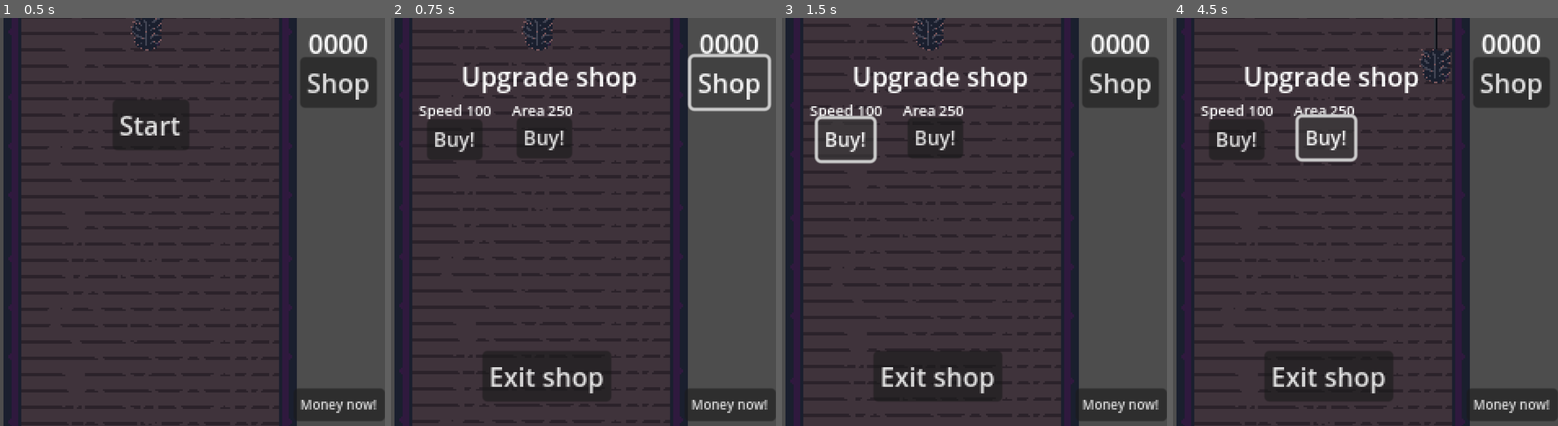
Above: before the commit, frames 1-4 (left to right).
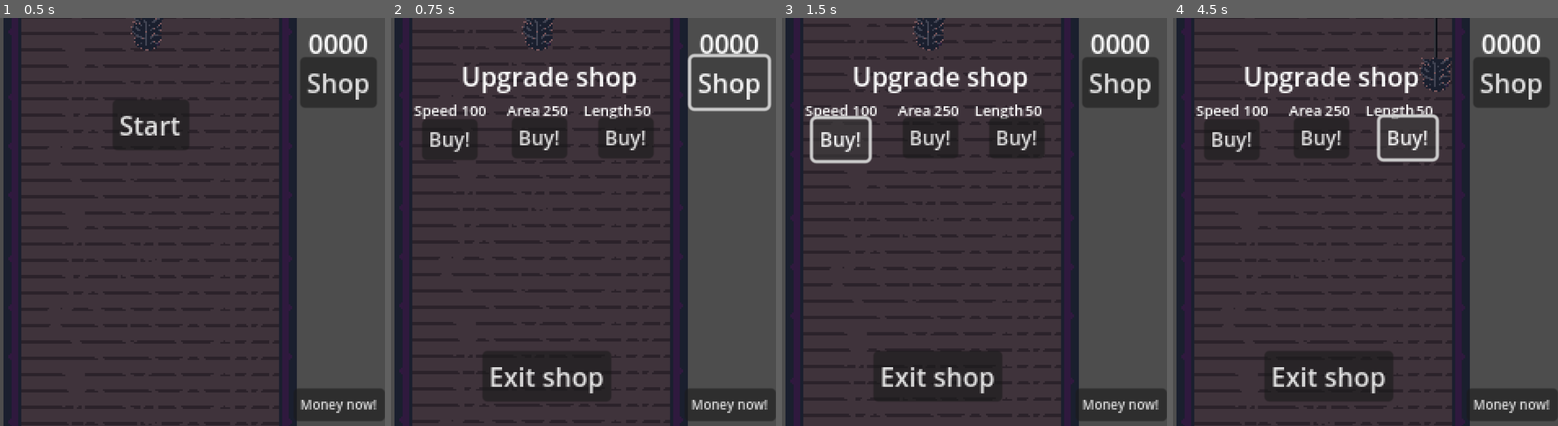
Above: after the commit, the same moments.

Repository: Ytlander/chimney-of-riches
Game: Godot game, scene res://Scenes/main.tscn
Same seed, same stepped clock (60 frames per second), same inputs: the game is played once before the commit and once after it.
Inputs:
- Up to frame 1 (0.5 s): no input
- Up to frame 2 (0.75 s): click "Shop" at 0.5 s
- Up to frame 3 (1.5 s): click "Buy!" at 1.25 s
- Up to frame 4 (4.5 s): click "Buy!" at 2 s; click "Buy!" at 2.75 s; hold D (right) 3.53-4.28 s; hold S (down) from 4.28 s (still down)

Frame 1 is identical in both runs. In frame 2, 1.8% of the frame differs, in the area x 5-68%, y 21-33%; in frame 3, 2.3%; in frame 4, 3.2%, in the area x 5-73%, y 7-36%.

Commit message:
Add length upgrade
There is a lot of things that are similar in how I handle these upgrades. It feels like there is maybe a generic funtion possible for this where you just supply the right parameters to be changed. Maybe I could write a generic one for the next upgrade?

Diff:
--- a/Scenes/main.tscn
+++ b/Scenes/main.tscn
@@ -130,9 +130,9 @@
 
 [node name="SpeedUpgradeTitle" type="RichTextLabel" parent="GameManager/Shop"]
 layout_mode = 0
-offset_left = -75.0
-offset_top = -246.0
-offset_right = -7.0
+offset_left = -78.0
+offset_top = -246.0
+offset_right = -10.0
 offset_bottom = -231.0
 theme_override_font_sizes/normal_font_size = 9
 text = "Speed"
@@ -140,27 +140,27 @@
 
 [node name="SpeedUpgradeCost" type="RichTextLabel" parent="GameManager/Shop"]
 layout_mode = 0
-offset_left = -46.0
-offset_top = -246.0
-offset_right = -13.0
+offset_left = -49.0
+offset_top = -246.0
+offset_right = -16.0
 offset_bottom = -232.0
 theme_override_font_sizes/normal_font_size = 9
 text = "0000"
 
 [node name="SpeedUpgradeButton" type="Button" parent="GameManager/Shop"]
 layout_mode = 0
-offset_left = -70.0
+offset_left = -73.0
 offset_top = -234.0
-offset_right = -36.0
+offset_right = -39.0
 offset_bottom = -209.0
 theme_override_font_sizes/font_size = 12
 text = "Buy!"
 
 [node name="AreaUpgradeTitle" type="RichTextLabel" parent="GameManager/Shop"]
 layout_mode = 0
-offset_left = -18.0
-offset_top = -246.0
-offset_right = 50.0
+offset_left = -21.0
+offset_top = -246.0
+offset_right = 47.0
 offset_bottom = -231.0
 theme_override_font_sizes/normal_font_size = 9
 text = "Area"
@@ -168,18 +168,46 @@
 
 [node name="AreaUpgradeCost" type="RichTextLabel" parent="GameManager/Shop"]
 layout_mode = 0
-offset_left = 4.0
-offset_top = -246.0
-offset_right = 37.0
+offset_left = 1.0
+offset_top = -246.0
+offset_right = 34.0
 offset_bottom = -232.0
 theme_override_font_sizes/normal_font_size = 9
 text = "0000"
 
 [node name="AreaUpgradeButton" type="Button" parent="GameManager/Shop"]
 layout_mode = 0
-offset_left = -15.0
+offset_left = -18.0
 offset_top = -235.0
-offset_right = 19.0
+offset_right = 16.0
+offset_bottom = -210.0
+theme_override_font_sizes/font_size = 12
+text = "Buy!"
+
+[node name="LengthUpgradeTitle" type="RichTextLabel" parent="GameManager/Shop"]
+layout_mode = 0
+offset_left = 26.0
+offset_top = -246.0
+offset_right = 94.0
+offset_bottom = -231.0
+theme_override_font_sizes/normal_font_size = 9
+text = "Length"
+fit_content = true
+
+[node name="LengthUpgradeCost" type="RichTextLabel" parent="GameManager/Shop"]
+layout_mode = 0
+offset_left = 57.0
+offset_top = -246.0
+offset_right = 90.0
+offset_bottom = -232.0
+theme_override_font_sizes/normal_font_size = 9
+text = "0000"
+
+[node name="LengthUpgradeButton" type="Button" parent="GameManager/Shop"]
+layout_mode = 0
+offset_left = 35.0
+offset_top = -235.0
+offset_right = 69.0
 offset_bottom = -210.0
 theme_override_font_sizes/font_size = 12
 text = "Buy!"
@@ -224,6 +252,8 @@
 [connection signal="pressed" from="GameManager/Shop/ExitShopButton" to="GameManager" method="_on_exit_shop_button_pressed"]
 [connection signal="pressed" from="GameManager/Shop/SpeedUpgradeButton" to="GameManager" method="_on_speed_upgrade_button_pressed"]
 [connection signal="pressed" from="GameManager/Shop/AreaUpgradeButton" to="GameManager" method="_on_area_upgrade_button_pressed"]
+[connection signal="pressed" from="GameManager/Shop/LengthUpgradeButton" to="GameManager" method="_on_area_upgrade_button_pressed"]
+[connection signal="pressed" from="GameManager/Shop/LengthUpgradeButton" to="GameManager" method="_on_length_upgrade_button_pressed"]
 [connection signal="pressed" from="GameManager/CheatButton" to="GameManager" method="_on_cheat_button_pressed"]
 [connection signal="timeout" from="Spawner/Timer" to="Spawner" method="_on_timer_timeout"]
 [connection signal="area_exited" from="SpawnBoundary" to="SpawnBoundary" method="_on_area_exited"]
--- a/scripts/game_manager.gd
+++ b/scripts/game_manager.gd
@@ -8,12 +8,16 @@
 @onready var shop_button = $ShopButton
 @onready var shop = $Shop
 @onready var speed_upgrade_cost = $Shop/SpeedUpgradeCost
+@onready var speed_upgrade_button = $Shop/SpeedUpgradeButton
 @onready var area_upgrade_cost = $Shop/AreaUpgradeCost
 @onready var area_upgrade_button = $Shop/AreaUpgradeButton
+@onready var length_upgrade_cost = $Shop/LengthUpgradeCost
+@onready var length_upgrade_button = $Shop/LengthUpgradeButton
 
 #Shop variables
 var speed_cost = 100
 var area_cost = 250
+var length_cost = 50
 
 
 signal round_start_signal
@@ -59,7 +63,10 @@
 #region shop
 func shop_update():
 	speed_upgrade_cost.text = str(speed_cost)
-	area_upgrade_cost.text = str(area_cost)
+	if StatesAndStuff.boundary_bottom_position < StatesAndStuff.boundary_bottom_max:
+		area_upgrade_cost.text = str(area_cost)
+	if StatesAndStuff.chimney_length < StatesAndStuff.chimney_length_max:
+		length_upgrade_cost.text = str(length_cost)
 
 func _on_shop_button_pressed():
 	shop_update()
@@ -72,7 +79,7 @@
 
 func _on_speed_upgrade_button_pressed():
 	if StatesAndStuff.money >= speed_cost:
-		StatesAndStuff.player_speed += 10
+		StatesAndStuff.change_player_speed(10)
 		deduct_money(speed_cost)
 		speed_cost += 50
 		shop_update()
@@ -87,6 +94,16 @@
 			area_upgrade_cost.text = "MAX!"
 			area_upgrade_button.visible = false
 
+func _on_length_upgrade_button_pressed():
+	if StatesAndStuff.money >= length_cost:
+		StatesAndStuff.chimney_length += 10
+		deduct_money(length_cost)
+		length_cost += 10
+		shop_update()
+		if StatesAndStuff.chimney_length >= StatesAndStuff.chimney_length_max:
+			length_upgrade_cost.text = "Max!"
+			length_upgrade_button.visible = false
+
 func deduct_money(amount):
 	StatesAndStuff.money -= amount
 	money.text = str(StatesAndStuff.money)
--- a/scripts/player_controller.gd
+++ b/scripts/player_controller.gd
@@ -12,7 +12,7 @@
 	var directionY = Input.get_axis("up", "down")
 
 	velocity.x = directionX
-	velocity.y = directionY
+	velocity.y = directionY * 1.5
 
 	if velocity.length() > 0:
 		velocity *= Speed
--- a/scripts/states_and_stuff.gd
+++ b/scripts/states_and_stuff.gd
@@ -10,11 +10,12 @@
 @export var boundary_bottom_position: Vector2 #Max: Vector2(-1, 42)
 var boundary_bottom_max: Vector2 = Vector2(-1, 50)
 @export var chimney_length: int = 10 #Default 10, max 60
+@export var chimney_length_max: int = 60
 
 func change_boundary_bottom(new_y_position):
 	boundary_bottom_position.y += new_y_position
 	SignalBus.boundary_bottom_change.emit()
 
-func change_player_speed(new_speed):
-	player_speed = new_speed
+func change_player_speed(speed_increase):
+	player_speed += speed_increase
 	SignalBus.player_speed_change.emit()
